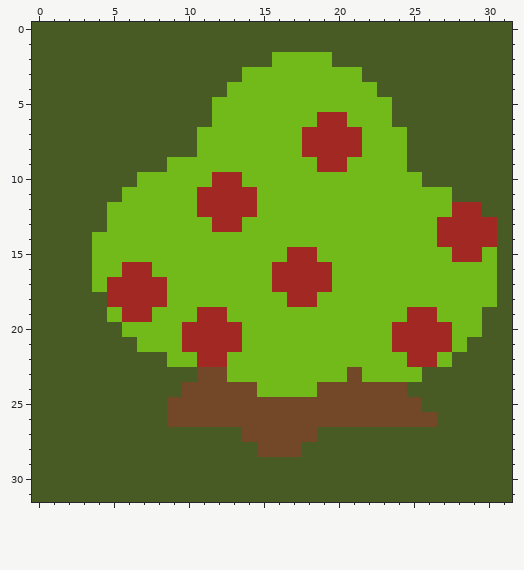
A pixel-art sprite gets an edit: Assets/Terrain/Orchard.png. Above is the file before it was changed.
The file is 32x32 pixels.
After the commit:
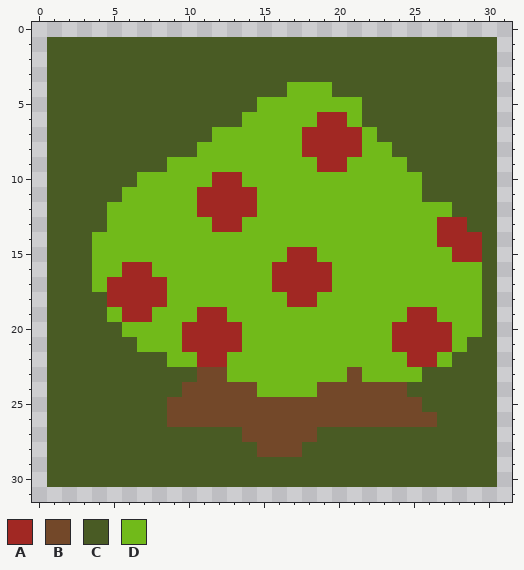
Palette (. is transparent): A #a12823  B #734829  C #495b24  D #71ba1a
Diff:
@@ x 0..31 @@
- 0 CCCCCCCCCCCCCCCCCCCCCCCCCCCCCCCC
- 1 CCCCCCCCCCCCCCCCCCCCCCCCCCCCCCCC
- 2 CCCCCCCCCCCCCCCCDDDDCCCCCCCCCCCC
- 3 CCCCCCCCCCCCCCDDDDDDDDCCCCCCCCCC
- 4 CCCCCCCCCCCCCDDDDDDDDDDCCCCCCCCC
- 5 CCCCCCCCCCCCDDDDDDDDDDDDCCCCCCCC
- 6 CCCCCCCCCCCCDDDDDDDAADDDCCCCCCCC
- 7 CCCCCCCCCCCDDDDDDDAAAADDDCCCCCCC
- 8 CCCCCCCCCCCDDDDDDDAAAADDDCCCCCCC
- 9 CCCCCCCCCDDDDDDDDDDAADDDDCCCCCCC
-10 CCCCCCCDDDDDAADDDDDDDDDDDDCCCCCC
-11 CCCCCCDDDDDAAAADDDDDDDDDDDDDCCCC
-12 CCCCCDDDDDDAAAADDDDDDDDDDDDDAACC
-13 CCCCCDDDDDDDAADDDDDDDDDDDDDAAAAC
-14 CCCCDDDDDDDDDDDDDDDDDDDDDDDAAAAC
-15 CCCCDDDDDDDDDDDDDAADDDDDDDDDAADC
-16 CCCCDDAADDDDDDDDAAAADDDDDDDDDDDC
-17 CCCCDAAAADDDDDDDAAAADDDDDDDDDDDC
-18 CCCCCAAAADDDDDDDDAADDDDDDDDDDDDC
-19 CCCCCDAADDDAADDDDDDDDDDDDAADDDCC
-20 CCCCCCDDDDAAAADDDDDDDDDDAAAADDCC
-21 CCCCCCCDDDAAAADDDDDDDDDDAAAADCCC
-22 CCCCCCCCCDDAADDDDDDDDDDDDAADCCCC
-23 CCCCCCCCCCCBBDDDDDDDDBDDDDCCCCCC
-24 CCCCCCCCCCBBBBBDDDDBBBBBBCCCCCCC
-25 CCCCCCCCCBBBBBBBBBBBBBBBBBCCCCCC
-26 CCCCCCCCCBBBBBBBBBBBBBBBBBBCCCCC
-27 CCCCCCCCCCCCCCBBBBBCCCCCCCCCCCCC
-28 CCCCCCCCCCCCCCCBBBCCCCCCCCCCCCCC
-29 CCCCCCCCCCCCCCCCCCCCCCCCCCCCCCCC
-30 CCCCCCCCCCCCCCCCCCCCCCCCCCCCCCCC
-31 CCCCCCCCCCCCCCCCCCCCCCCCCCCCCCCC
+ 0 ................................
+ 1 .CCCCCCCCCCCCCCCCCCCCCCCCCCCCCC.
+ 2 .CCCCCCCCCCCCCCCCCCCCCCCCCCCCCC.
+ 3 .CCCCCCCCCCCCCCCCCCCCCCCCCCCCCC.
+ 4 .CCCCCCCCCCCCCCCCDDDCCCCCCCCCCC.
+ 5 .CCCCCCCCCCCCCCDDDDDDDCCCCCCCCC.
+ 6 .CCCCCCCCCCCCCDDDDDAADCCCCCCCCC.
+ 7 .CCCCCCCCCCCDDDDDDAAAADCCCCCCCC.
+ 8 .CCCCCCCCCCDDDDDDDAAAADDCCCCCCC.
+ 9 .CCCCCCCCDDDDDDDDDDAADDDDCCCCCC.
+10 .CCCCCCDDDDDAADDDDDDDDDDDDCCCCC.
+11 .CCCCCDDDDDAAAADDDDDDDDDDDCCCCC.
+12 .CCCCDDDDDDAAAADDDDDDDDDDDDDCCC.
+13 .CCCCDDDDDDDAADDDDDDDDDDDDDAACC.
+14 .CCCDDDDDDDDDDDDDDDDDDDDDDDAAAC.
+15 .CCCDDDDDDDDDDDDDAADDDDDDDDDAAC.
+16 .CCCDDAADDDDDDDDAAAADDDDDDDDDDC.
+17 .CCCDAAAADDDDDDDAAAADDDDDDDDDDC.
+18 .CCCCAAAADDDDDDDDAADDDDDDDDDDDC.
+19 .CCCCDAADDDAADDDDDDDDDDDDAADDDC.
+20 .CCCCCDDDDAAAADDDDDDDDDDAAAADDC.
+21 .CCCCCCDDDAAAADDDDDDDDDDAAAADCC.
+22 .CCCCCCCCDDAADDDDDDDDDDDDAADCCC.
+23 .CCCCCCCCCCBBDDDDDDDDBDDDDCCCCC.
+24 .CCCCCCCCCBBBBBDDDDBBBBBBCCCCCC.
+25 .CCCCCCCCBBBBBBBBBBBBBBBBBCCCCC.
+26 .CCCCCCCCBBBBBBBBBBBBBBBBBBCCCC.
+27 .CCCCCCCCCCCCCBBBBBCCCCCCCCCCCC.
+28 .CCCCCCCCCCCCCCBBBCCCCCCCCCCCCC.
+29 .CCCCCCCCCCCCCCCCCCCCCCCCCCCCCC.
+30 .CCCCCCCCCCCCCCCCCCCCCCCCCCCCCC.
+31 ................................
Where, in picture pixels (left, top, right, bottom), the same in both pictures:
changed: (32, 22, 512, 502)
